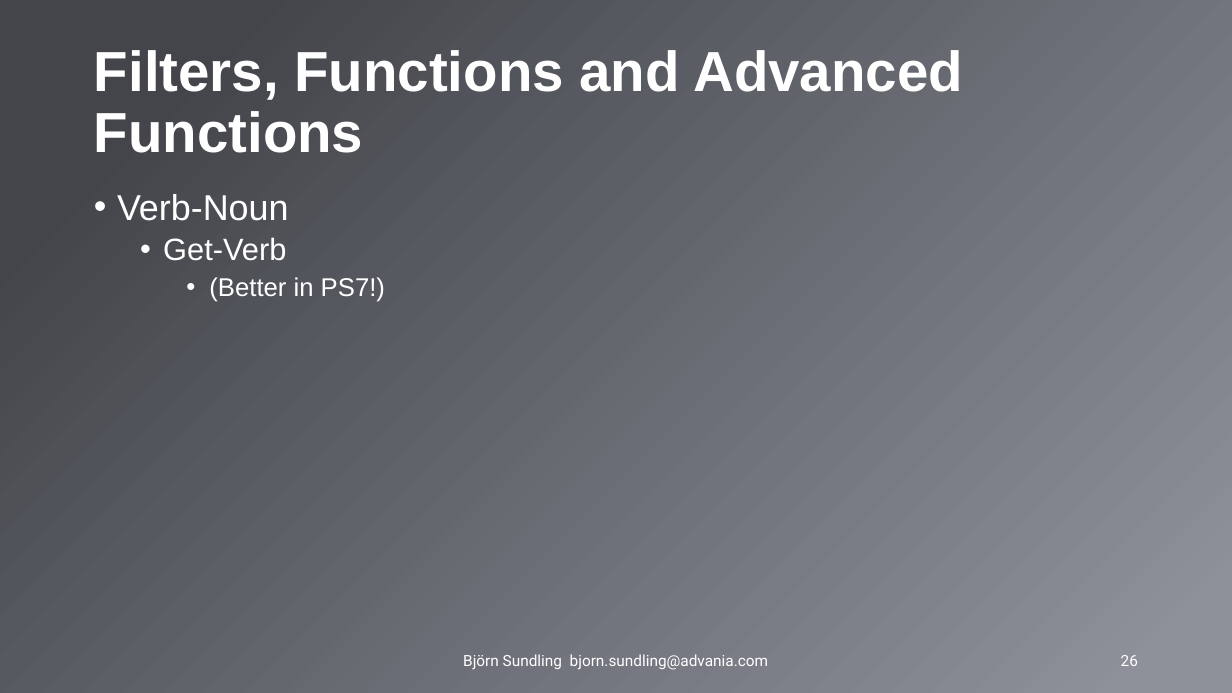
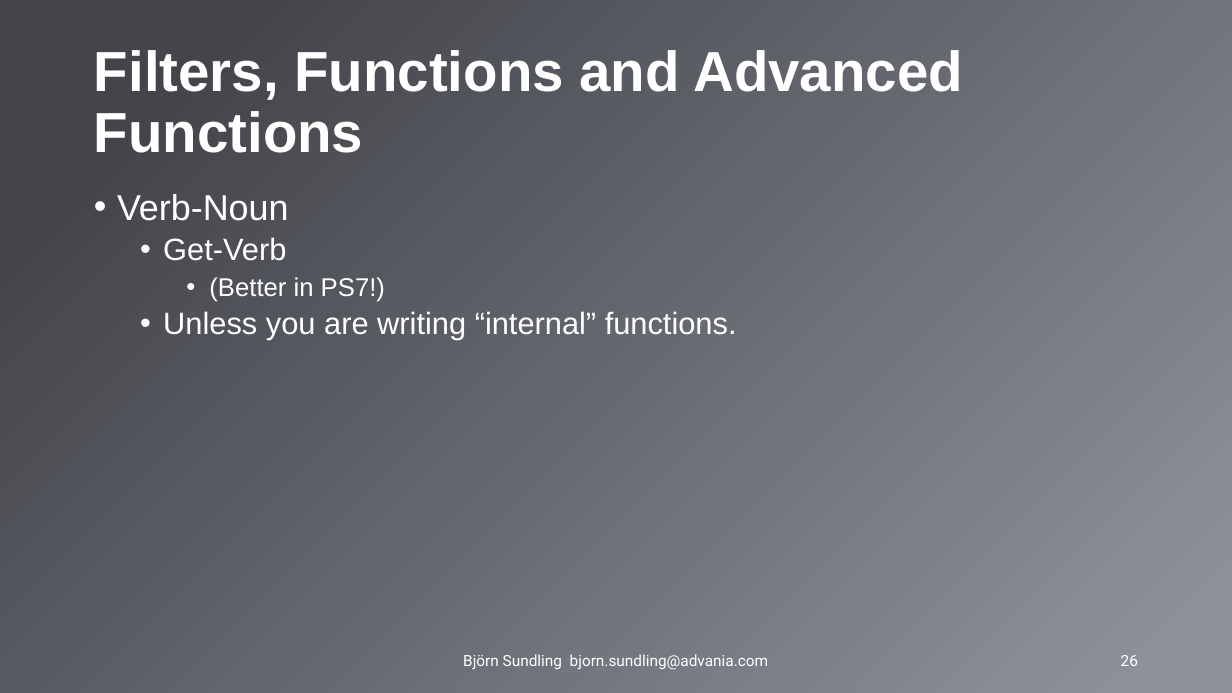
Before and after one commit to AdvaniaSE/PowerShellAdvancedFundamentals, a slide deck: slide 26 of PowerShell Advanced Fundamentals.pptx. Drawn at 1232x693 pixels with LibreOffice and Linux fonts; fonts in the diff are those of the drawing; background and template pictures are left out. Boxes give left, top, right and bottom in pixels: in the first picture for what was removed or moved away, otherwise in the second. Text is boxed around its words. In the diff, an @@ line names an element or a change of style, - is before the commit and + after.

```diff
--- a/PowerShell Advanced Fundamentals.pptx
+++ b/PowerShell Advanced Fundamentals.pptx
@@ text at box(163, 311, 737, 340): paragraph added @@
+  • Unless you are writing “internal” functions.
```
Also in this commit, not shown: 3 other slides changed, 1 slide added.
